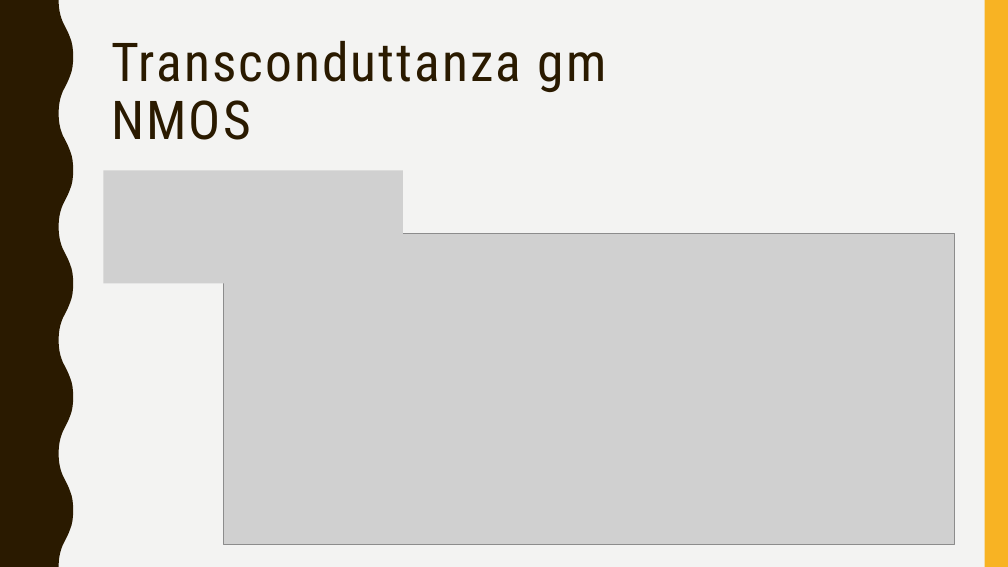
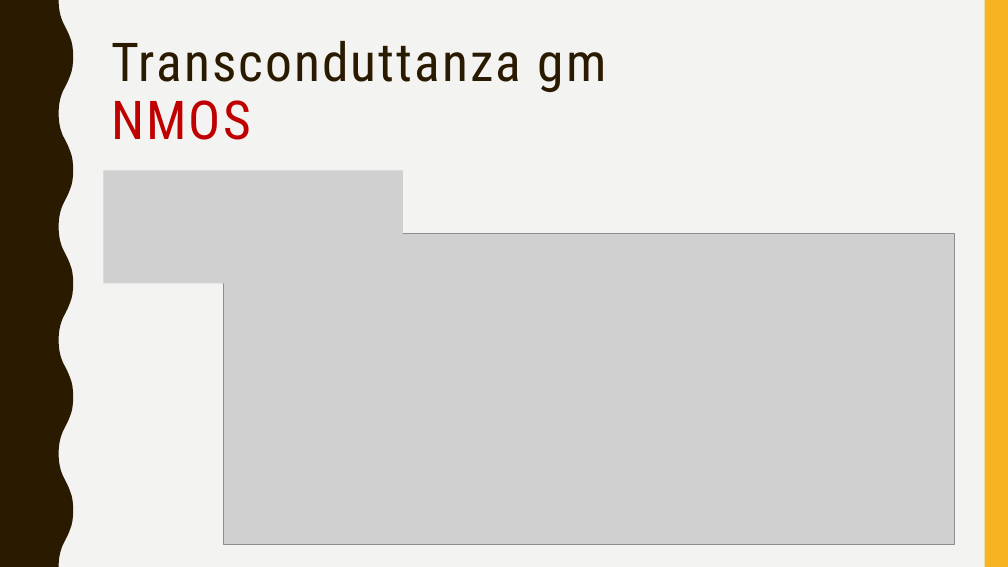
Before and after one commit to alessio-capello/MicroElectronics, a slide deck: slide 9 of MicroB/MicroBpresentazione.pptx. Drawn at 1008x567 pixels with LibreOffice and Linux fonts; fonts in the diff are those of the drawing; grey boxes stand for pictures. Boxes give left, top, right and bottom in pixels: in the first picture for what was removed or moved away, otherwise in the second. Text is boxed around its words. In the diff, an @@ line names an element or a change of style, - is before the commit and + after.

```diff
--- a/MicroB/MicroBpresentazione.pptx
+++ b/MicroB/MicroBpresentazione.pptx
@@ title "Transconduttanza gm NMOS" at bbox=[111, 41, 607, 140]: text colour #2A1A00 to #C00000 in "NMOS" @@
```
Also in this commit, not shown: 16 other slides changed, 4 slides added, 1 slide removed, 2 other files.
